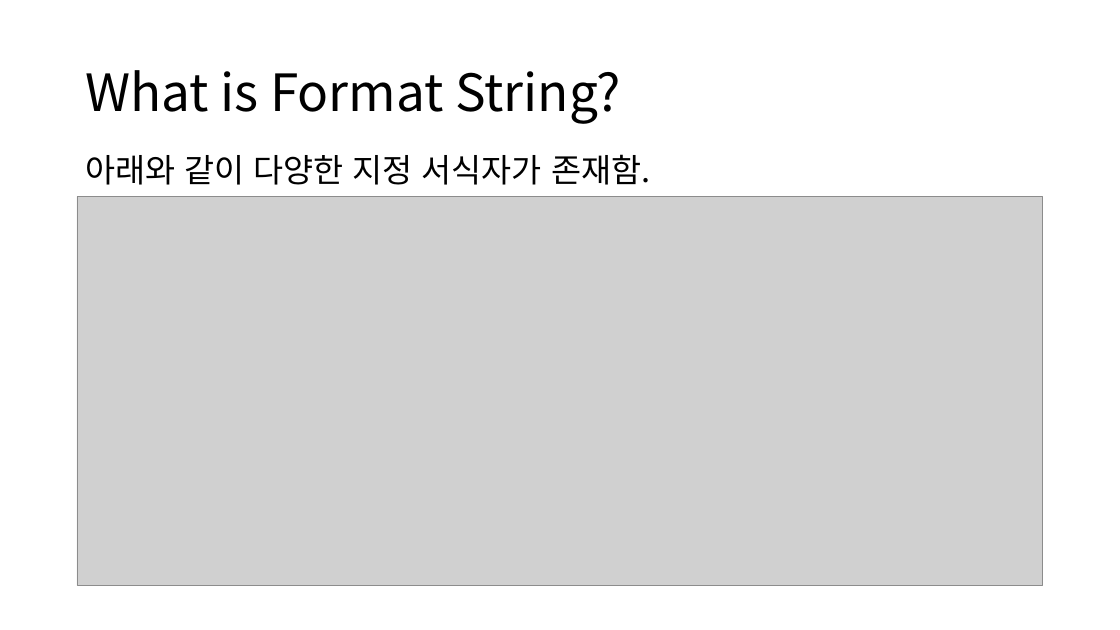
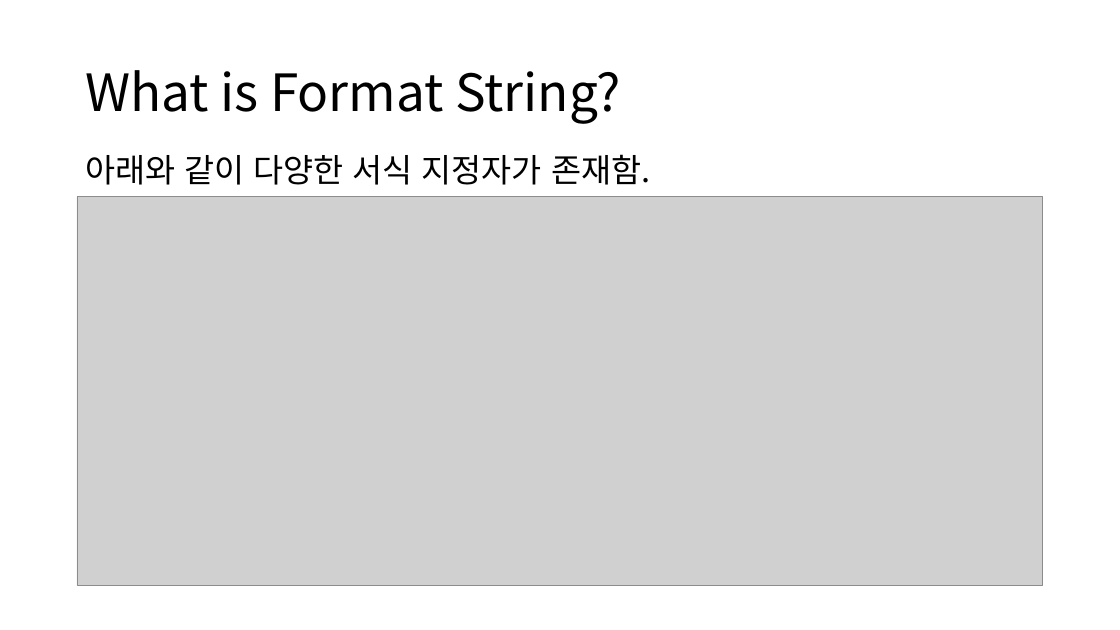
Before and after one commit to more-kohii/Cykor_seminar, a slide deck: slide 16 of ROP_FSB.pptx. Drawn at 1120x630 pixels with LibreOffice and Linux fonts; fonts in the diff are those of the drawing; grey boxes stand for pictures. Boxes give left, top, right and bottom in pixels: in the first picture for what was removed or moved away, otherwise in the second. Text is boxed around its words. In the diff, an @@ line names an element or a change of style, - is before the commit and + after.

Commit message:
ppt : finally fin

```diff
--- a/ROP_FSB.pptx
+++ b/ROP_FSB.pptx
@@ text at (85, 154, 650, 185): text changed @@
-아래와 같이 다양한 지정 서식자가 존재함.
+아래와 같이 다양한 서식 지정자가 존재함.
```
